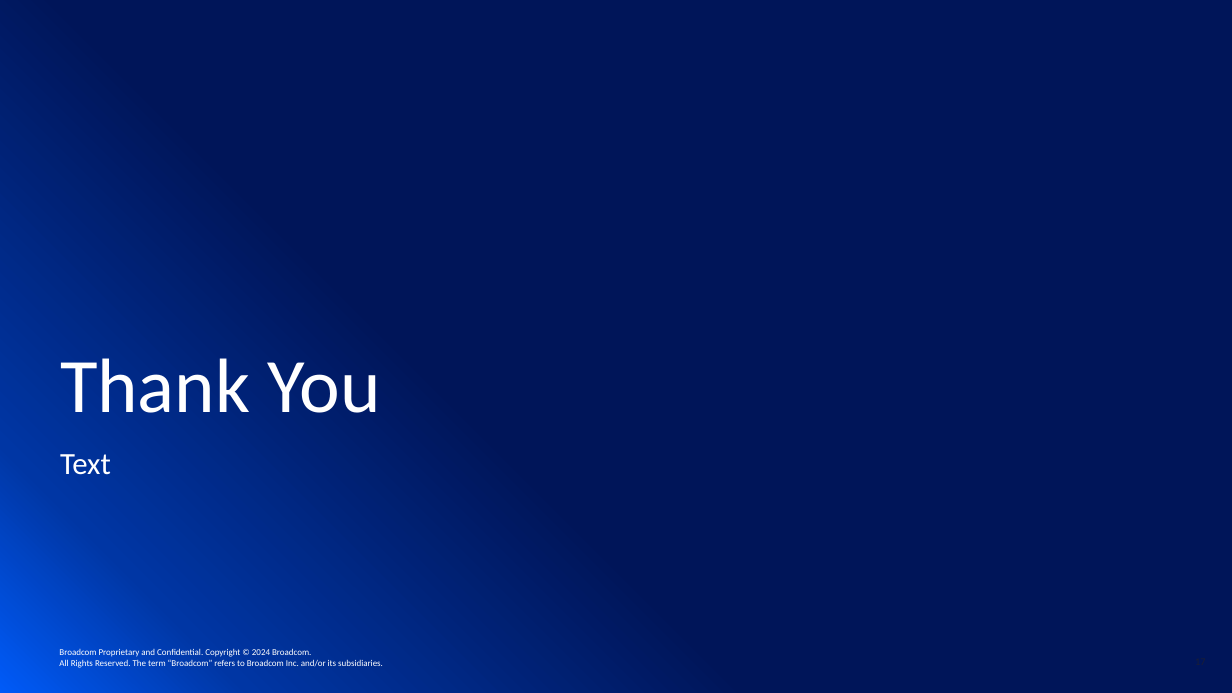
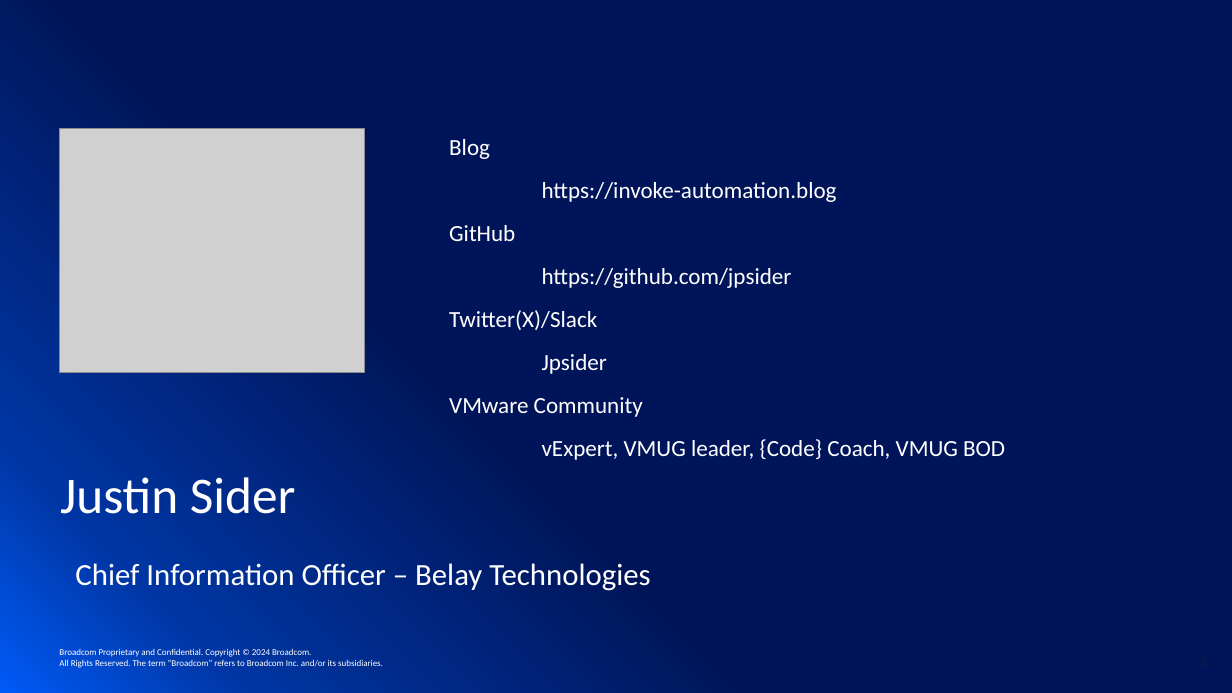
Before and after one commit to jpsider/Invoke-Automation, a slide deck: slide 2 of Powercli/VMwareExplore_2024/CODE1744LV - PowerCLI 201 - From the Shell to Writing Scripts.pptx (slide 17 before the commit). Drawn at 1232x693 pixels with LibreOffice and Linux fonts; fonts in the diff are those of the drawing; grey boxes stand for pictures; background and template pictures are left out. Boxes give left, top, right and bottom in pixels: in the first picture for what was removed or moved away, otherwise in the second. Text is boxed around its words. In the diff, an @@ line names an element or a change of style, - is before the commit and + after.

```diff
--- a/Powercli/VMwareExplore_2024/CODE1744LV - PowerCLI 201 - From the Shell to Writing Scripts.pptx
+++ b/Powercli/VMwareExplore_2024/CODE1744LV - PowerCLI 201 - From the Shell to Writing Scripts.pptx
@@ picture added at (59, 128, 364, 372) @@
@@ subtitle added at (449, 139, 1005, 460), 18 pt, text #FFFFFF @@
+Blog
+https://invoke-automation.blog
+GitHub
+https://github.com/jpsider
+Twitter(X)/Slack
+Jpsider
+VMware Community
+vExpert, VMUG leader, {Code} Coach, VMUG BOD
@@ title at (60, 477, 296, 514): text changed; size 60 to 40 pt @@
-Thank You
+Justin Sider
@@ subtitle removed at (60, 454, 111, 475) @@
-Text
@@ text added at (75, 563, 650, 591), 24 pt, text #FFFFFF @@
+Chief Information Officer – Belay Technologies
@@ page number at (1162, 653, 1206, 672): text changed @@
-17
+2
```
Also in this commit, not shown: 8 other slides changed, 13 slides added, 6 slides removed, 5 other files.
